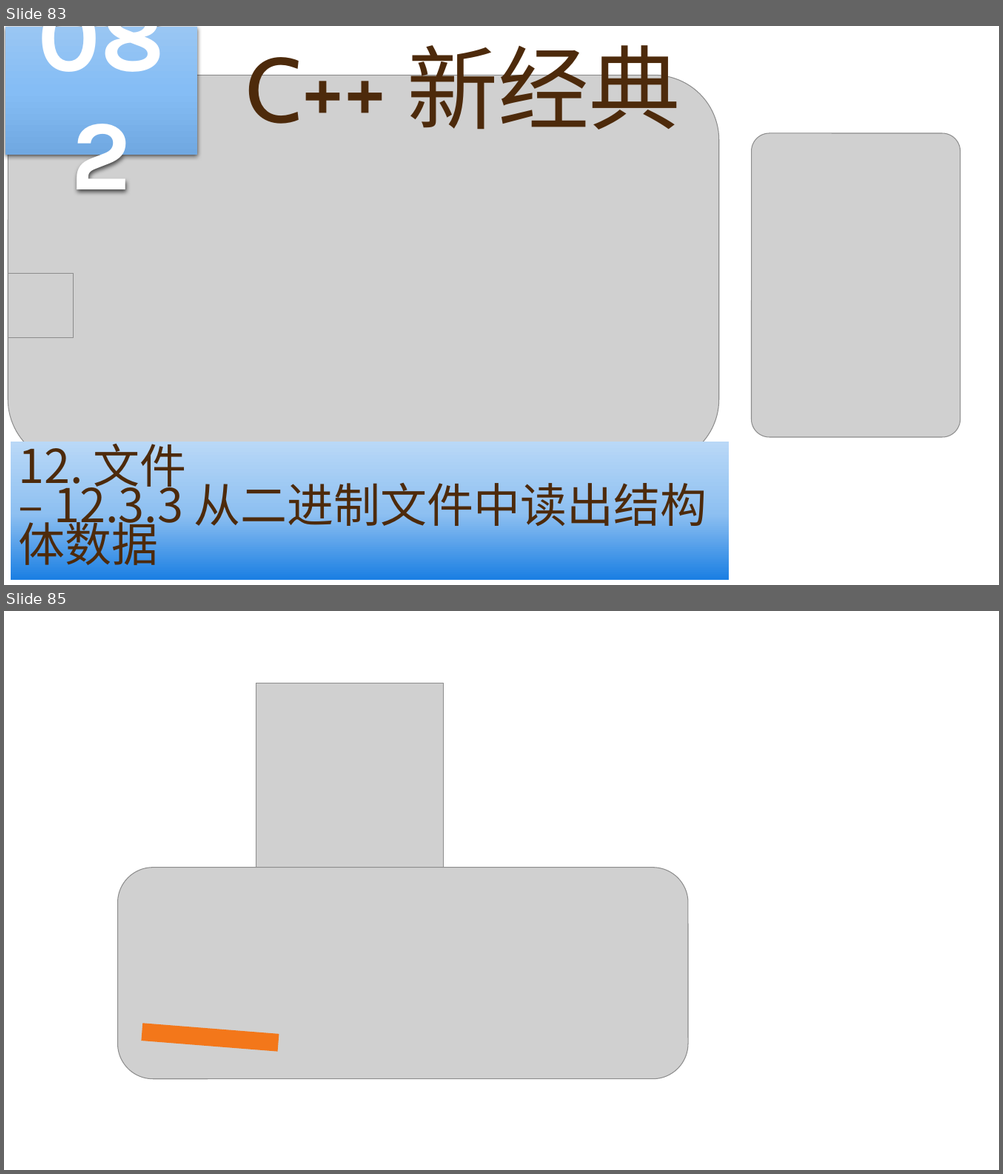
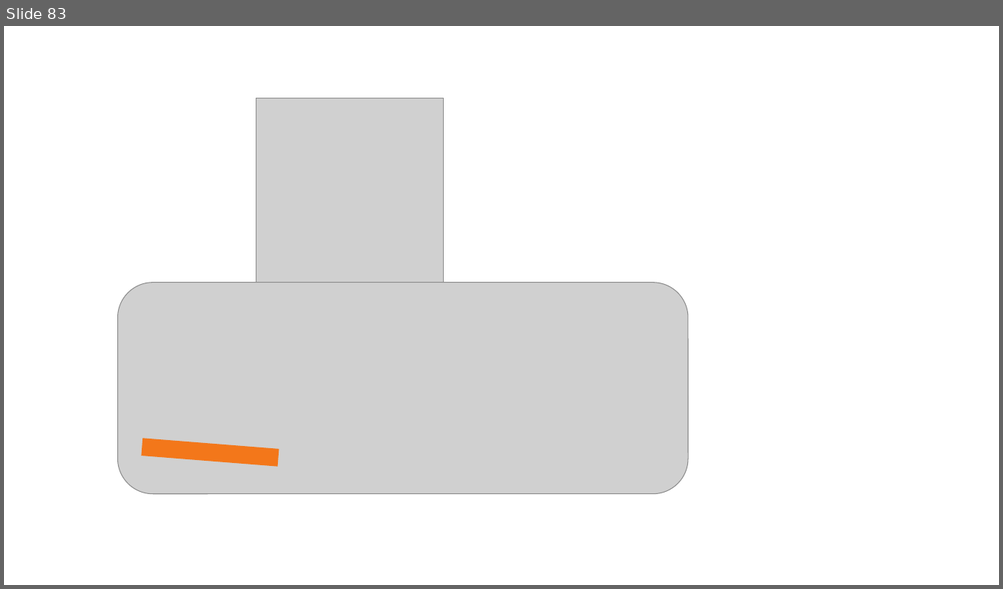
Before and after one commit to yasenstar/learn_cpp, a slide deck: cpp_new/C++ 新经典.pptx. Shown one above the other, each under a label of ours: slides 83 and 85 before the commit, slide 83 after it; the slides between them are not shown. The pictures are 1003x1174 and 1003x589 pixels, drawn with LibreOffice and Linux fonts; fonts in the diff are those of the drawing; grey boxes stand for pictures; background and template pictures are left out. Boxes give left, top, right and bottom in pixels: in the first picture for what was removed or moved away, otherwise in the second. Text is boxed around its words. In the diff, an @@ line names an element or a change of style, - is before the commit and + after.

```diff
--- a/cpp_new/C++ 新经典.pptx
+++ b/cpp_new/C++ 新经典.pptx
@@ slide 83 removed at (x1=4, y1=26, x2=999, y2=585), background picture (left out) @@
@@ rectangle removed at (x1=5, y1=27, x2=197, y2=155) @@
-082
@@ title removed at (x1=246, y1=29, x2=680, y2=130) @@
-C++ 新经典
@@ picture removed at (x1=8, y1=76, x2=719, y2=465) @@
@@ picture removed at (x1=751, y1=133, x2=961, y2=438) @@
@@ picture removed at (x1=8, y1=274, x2=74, y2=338) @@
@@ rectangle removed at (x1=11, y1=443, x2=729, y2=580) @@
-12. 文件
-– 12.3.3 从二进制文件中读出结构体数据
@@ what was slide 85 is now slide 83 @@
```
Also in this commit, not shown: 7 slides changed, 1 other slide removed.
